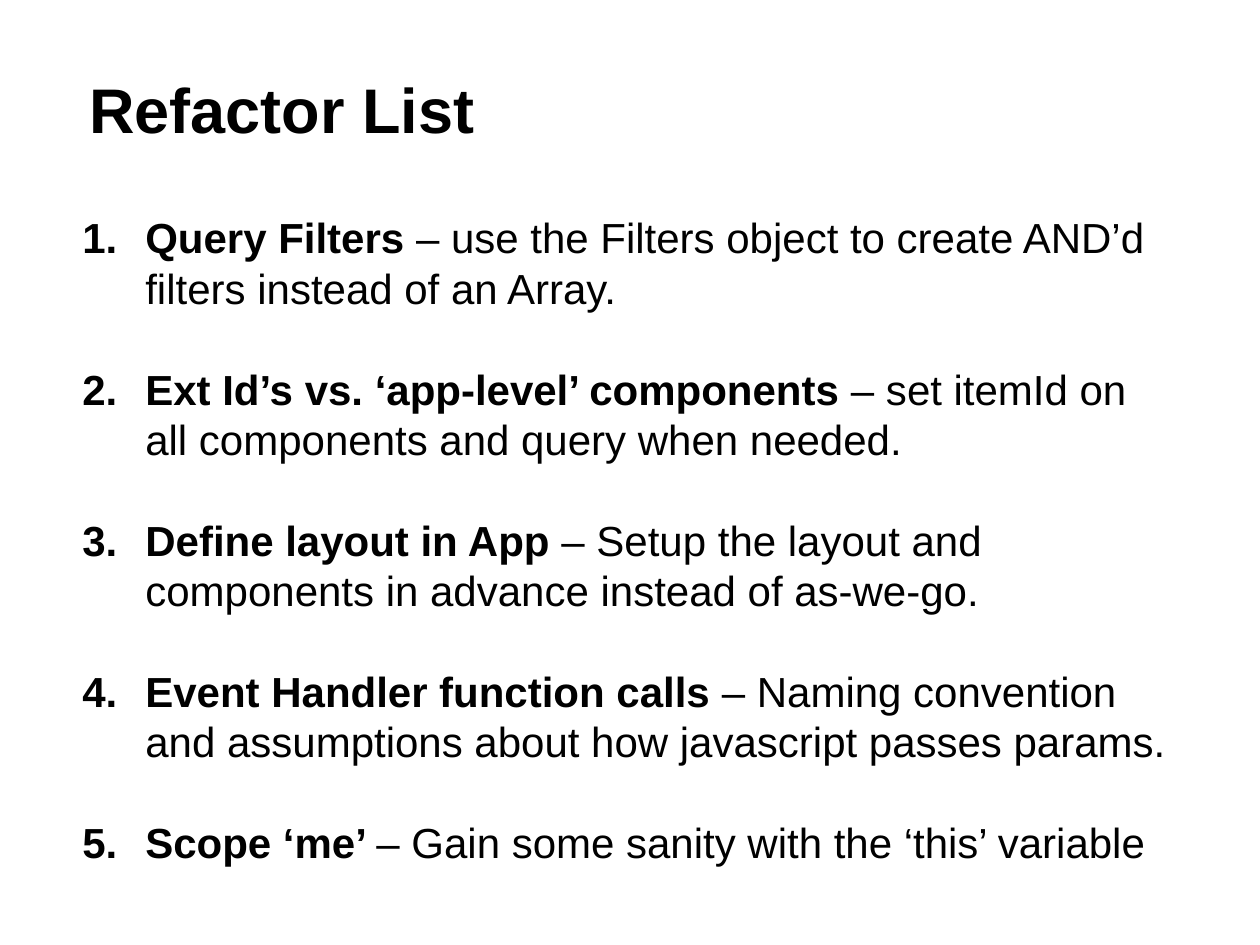
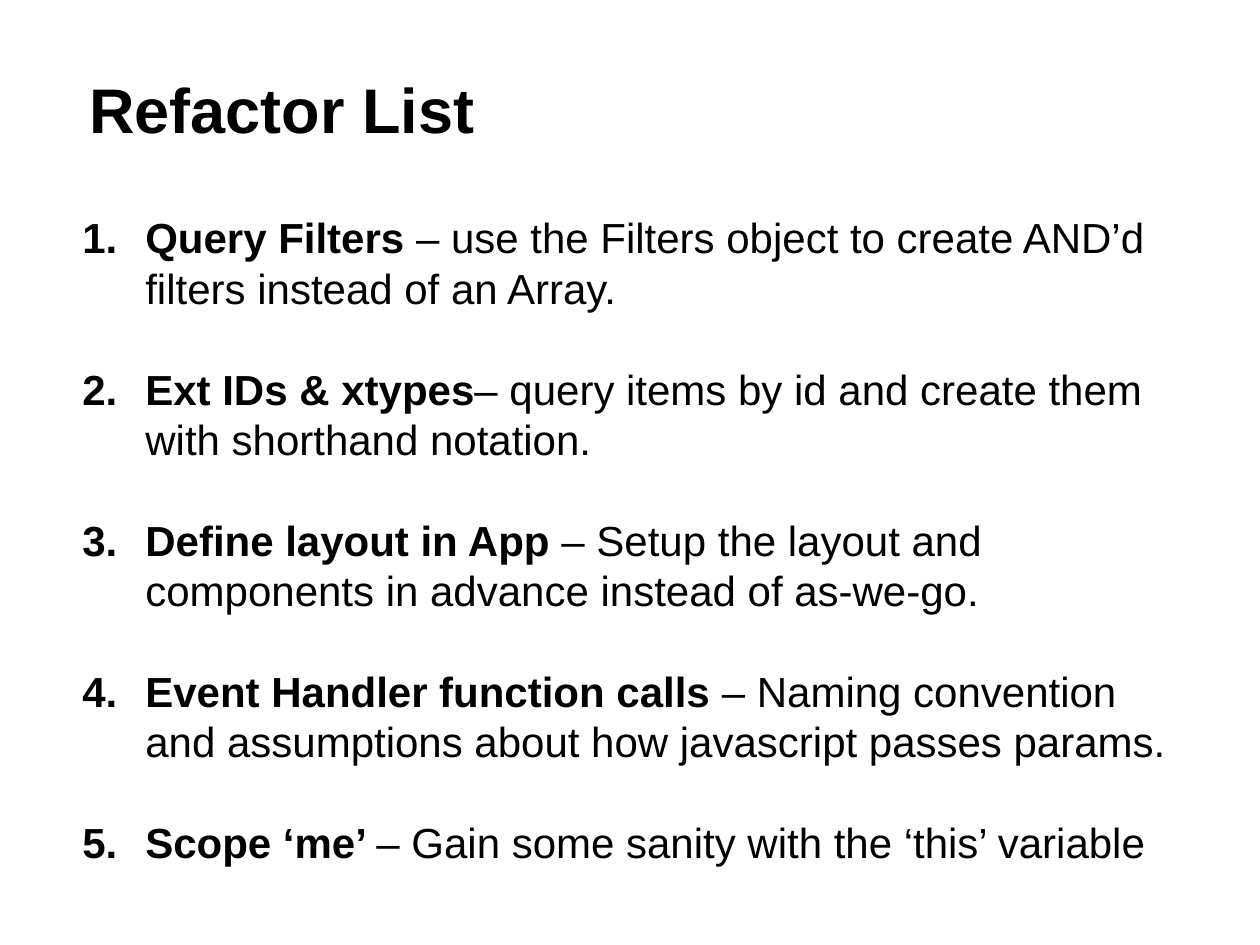
Before and after one commit to RallyCommunity/GettingStarted, a slide deck: slide 5 of session_5_grid_refactored/slides.pptx (slide 6 before the commit). Drawn at 1260x945 pixels with LibreOffice and Linux fonts; fonts in the diff are those of the drawing. Boxes give left, top, right and bottom in pixels: in the first picture for what was removed or moved away, otherwise in the second. Text is boxed around its words. In the diff, an @@ line names an element or a change of style, - is before the commit and + after.

Commit message:
adjusted refactored list slide to show ext IDs and xtypes

```diff
--- a/session_5_grid_refactored/slides.pptx
+++ b/session_5_grid_refactored/slides.pptx
@@ text at (145,374,1142,456): text changed @@
-2. Ext Id’s vs. ‘app-level’ components – set itemId on all components and query when needed.
+2. Ext IDs & xtypes– query items by id and create them with shorthand notation.
```
